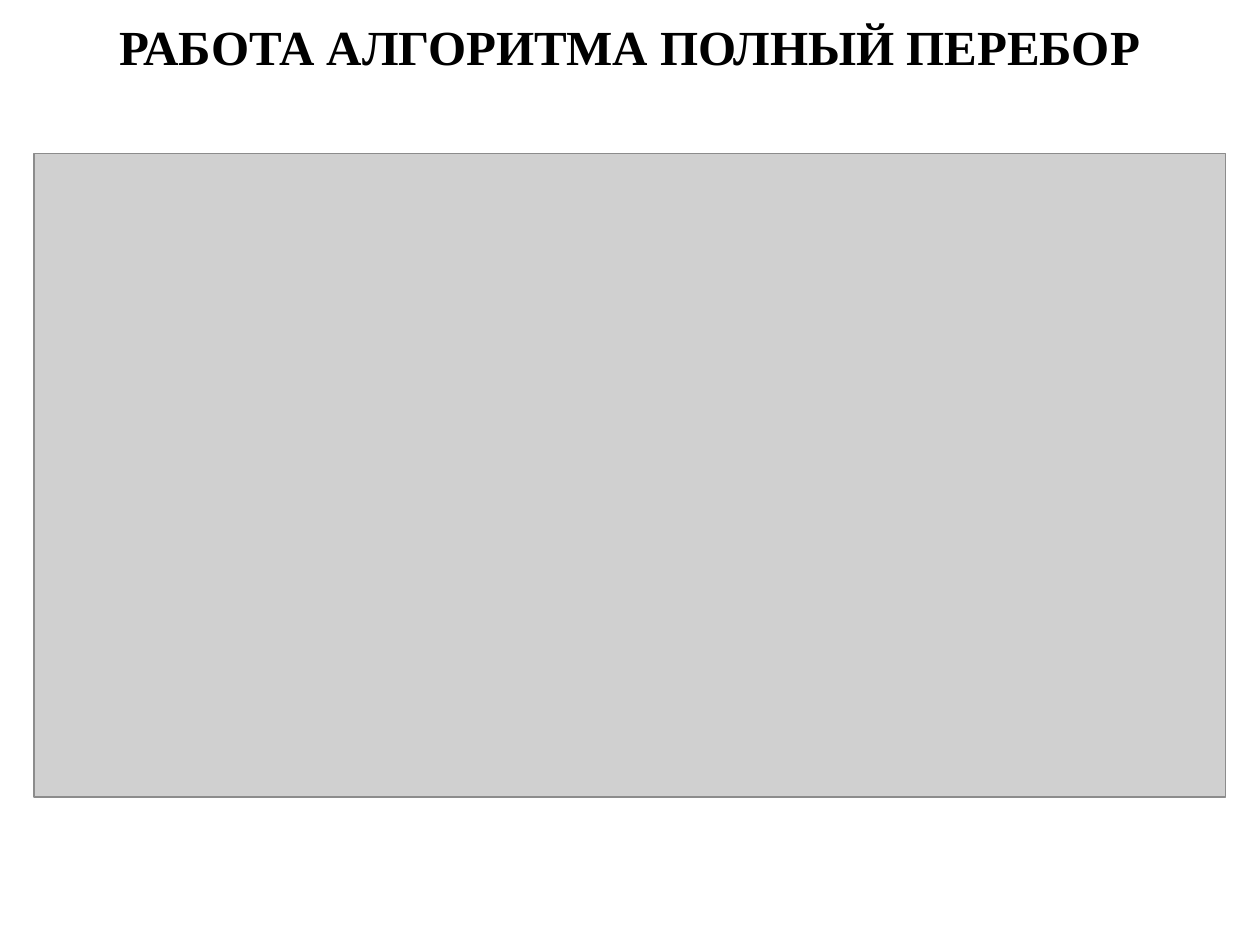
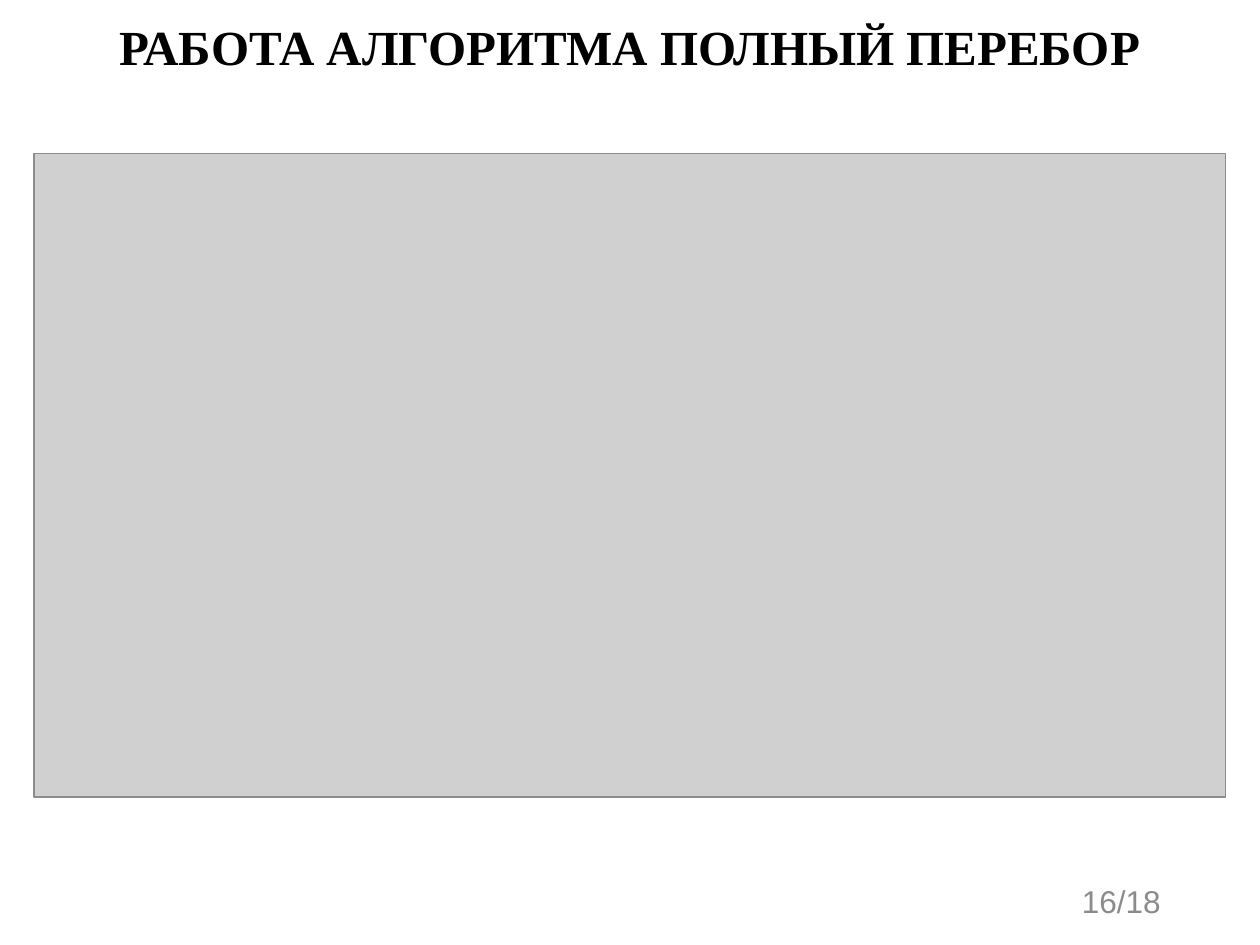
Before and after one commit to evgenkot/uav-route-calculation, a slide deck: slide 16 of doc/Raschupkin_EV_UAV_Route_Planning.pptx (slide 15 before the commit). Drawn at 1260x945 pixels with LibreOffice and Linux fonts; fonts in the diff are those of the drawing; grey boxes stand for pictures. Boxes give left, top, right and bottom in pixels: in the first picture for what was removed or moved away, otherwise in the second. Text is boxed around its words. In the diff, an @@ line names an element or a change of style, - is before the commit and + after.

```diff
--- a/doc/Raschupkin_EV_UAV_Route_Planning.pptx
+++ b/doc/Raschupkin_EV_UAV_Route_Planning.pptx
@@ page number added at [1082, 890, 1161, 913], 18 pt, text #8C8C8C @@
+16/18
```
Also in this commit, not shown: 16 other slides changed, 1 slide added, 1 other file.
